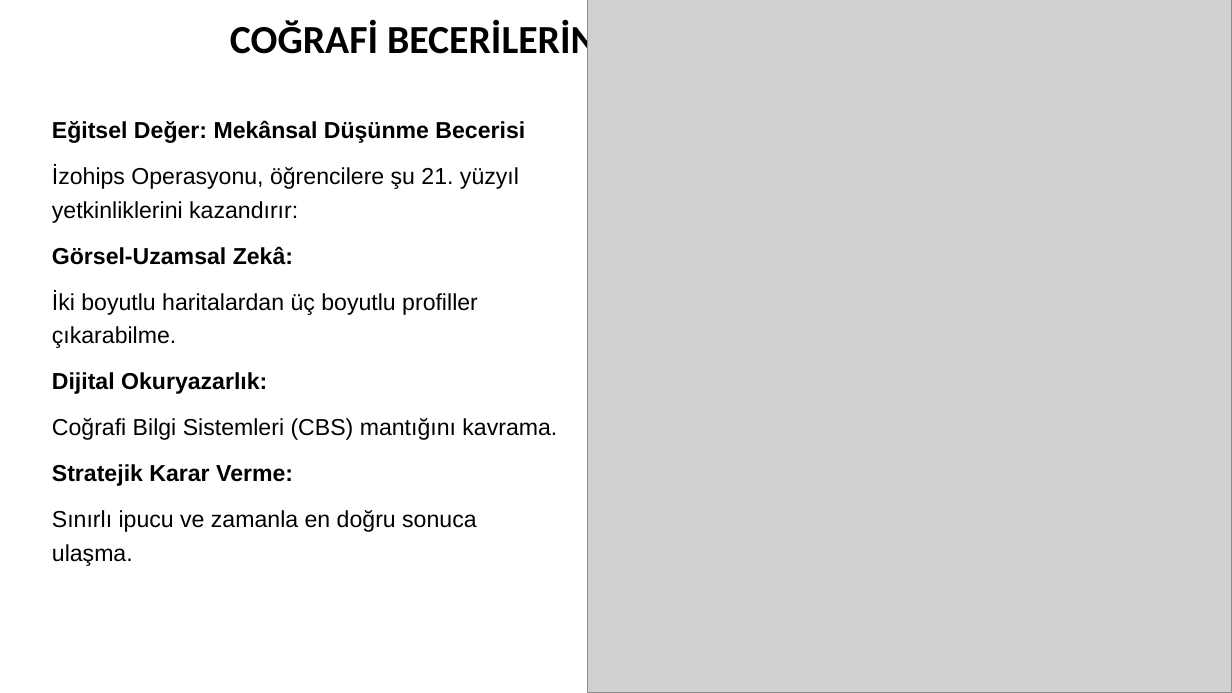
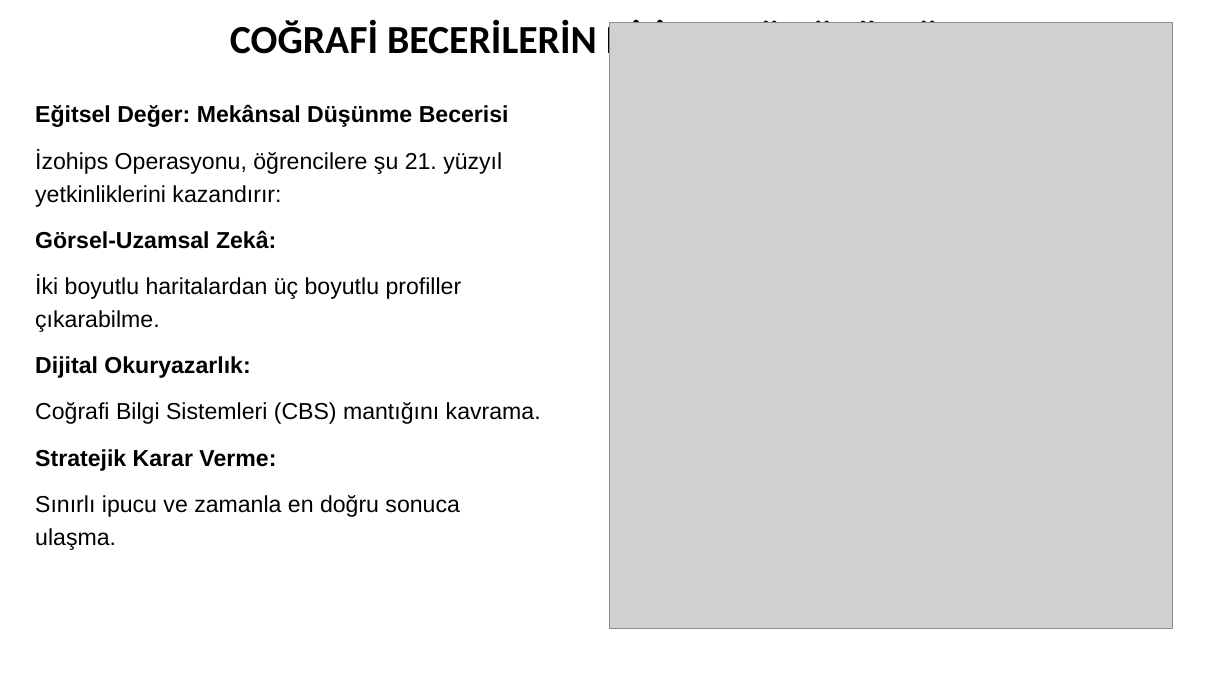
Before and after one commit to net0008/egitseloyun, a slide deck: slide 2 of assets/pdf/cografi_becerilerin_dijital_donusumu.pptx. Drawn at 1232x693 pixels with LibreOffice and Linux fonts; fonts in the diff are those of the drawing; grey boxes stand for pictures. Boxes give left, top, right and bottom in pixels: in the first picture for what was removed or moved away, otherwise in the second. Text is boxed around its words. In the diff, an @@ line names an element or a change of style, - is before the commit and + after.

```diff
--- a/assets/pdf/cografi_becerilerin_dijital_donusumu.pptx
+++ b/assets/pdf/cografi_becerilerin_dijital_donusumu.pptx
@@ picture: place and size @@
-picture at [588,0,1232,693]
+picture at [609,23,1173,629]
@@ subtitle "Eğitsel Değer: Mekânsal Düşünme Becerisi": place and size @@
-subtitle "Eğitsel Değer: Mekânsal Düşünme Becerisi" at [52,120,557,566]
+subtitle "Eğitsel Değer: Mekânsal Düşünme Becerisi" at [35,104,541,550]
```
Also in this commit, not shown: 2 other slides changed, 1 other file.
